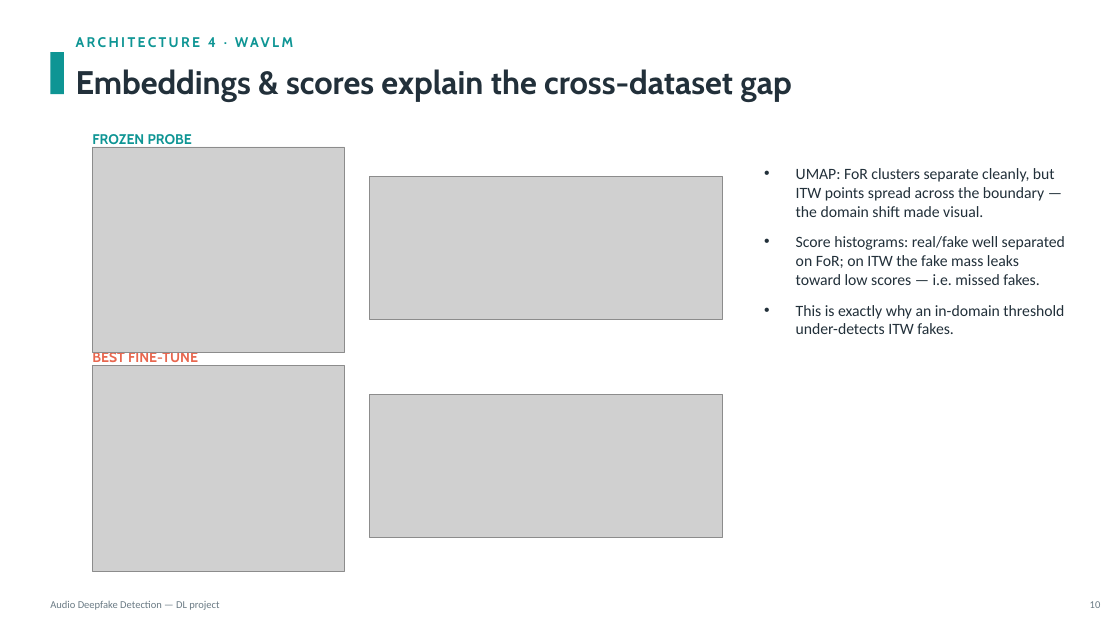
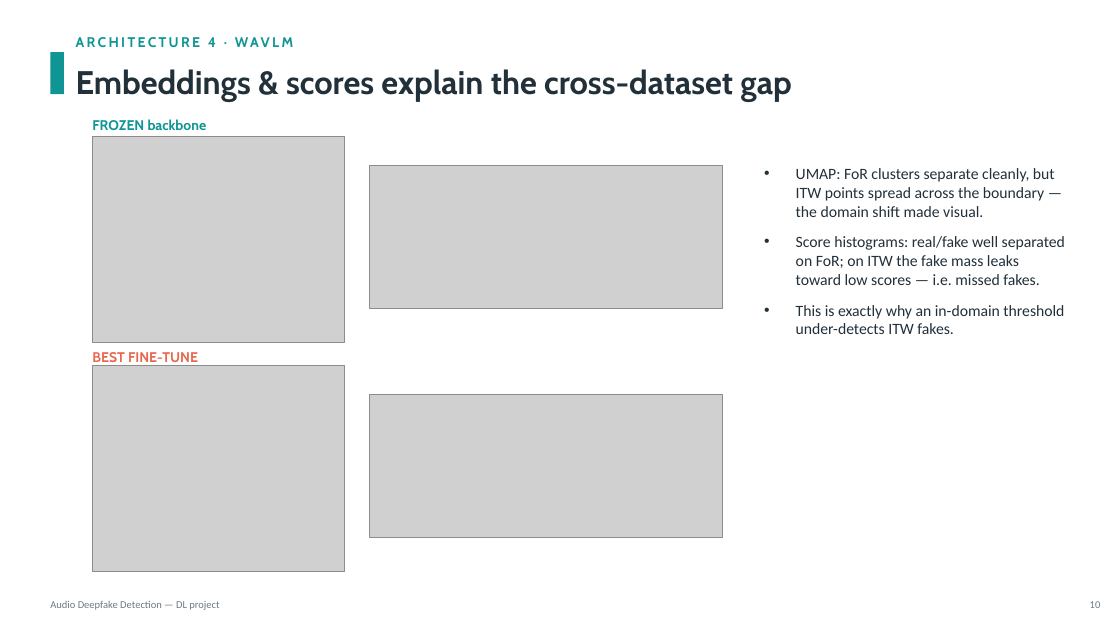
Before and after one commit to KonstaninosKaimakis/audio-deepfake-detection-DL, a slide deck: slide 10 of presentation.pptx. Drawn at 1120x630 pixels with LibreOffice and Linux fonts; fonts in the diff are those of the drawing; grey boxes stand for pictures. Boxes give left, top, right and bottom in pixels: in the first picture for what was removed or moved away, otherwise in the second. Text is boxed around its words. In the diff, an @@ line names an element or a change of style, - is before the commit and + after.

```diff
--- a/presentation.pptx
+++ b/presentation.pptx
@@ text at (x1=92, y1=119, x2=207, y2=130): text changed @@
-FROZEN PROBE
+FROZEN backbone
@@ picture moved from (x1=92, y1=147, x2=344, y2=353) to (x1=92, y1=136, x2=344, y2=342) @@
@@ picture moved from (x1=370, y1=176, x2=723, y2=319) to (x1=370, y1=166, x2=723, y2=308) @@
```
Also in this commit, not shown: 9 other slides changed.
